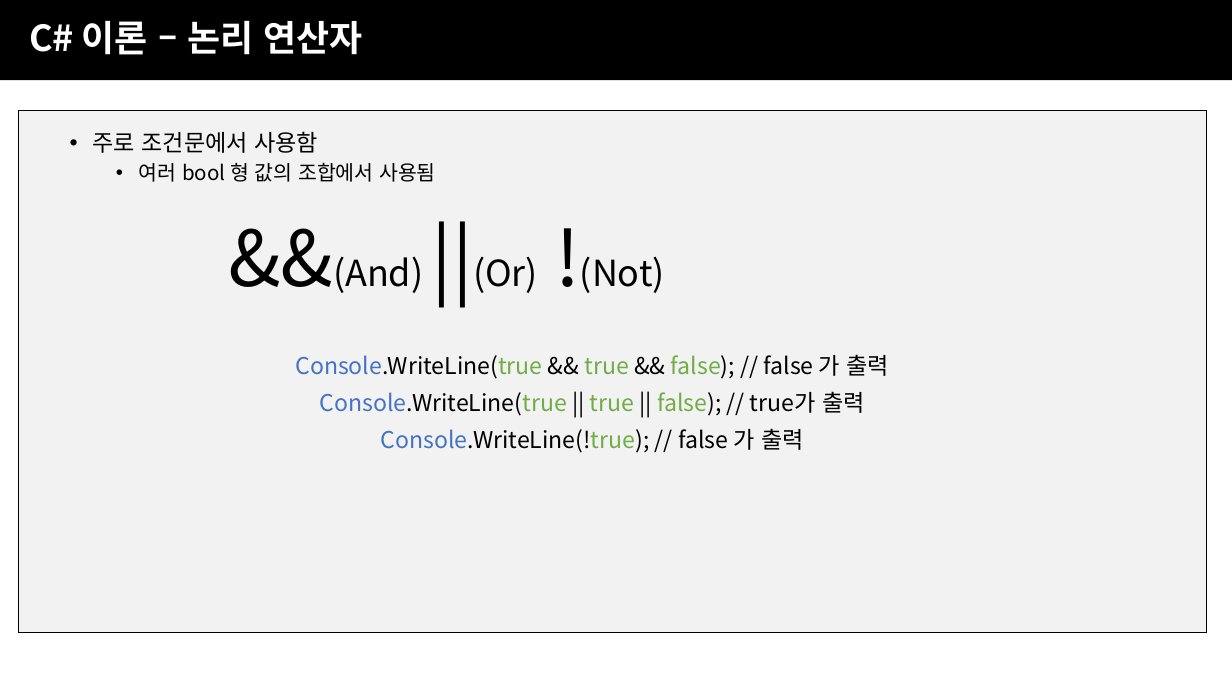
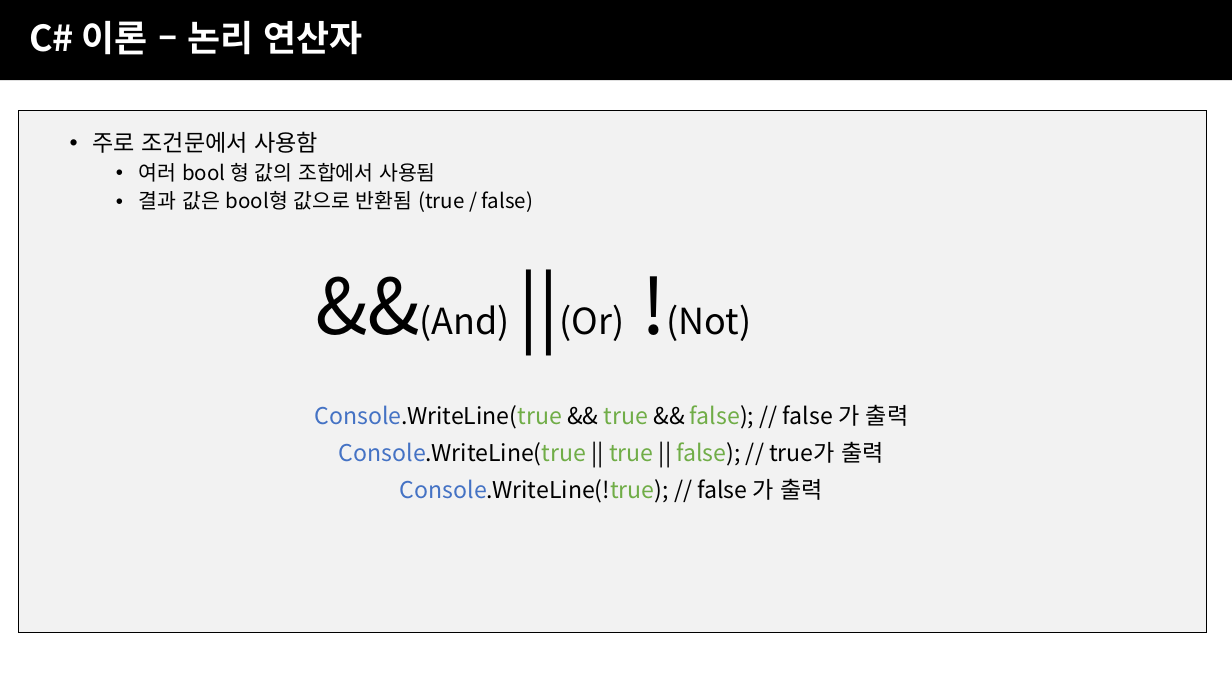
Before and after one commit to JJaery/SBSGameAcademy3, a slide deck: slide 27 of 2주차/SBS게임아카데미_UNITY주말4개월_2주차.pptx (slide 19 before the commit). Drawn at 1232x693 pixels with LibreOffice and Linux fonts; fonts in the diff are those of the drawing; background and template pictures are left out. Boxes give left, top, right and bottom in pixels: in the first picture for what was removed or moved away, otherwise in the second. Text is boxed around its words. In the diff, an @@ line names an element or a change of style, - is before the commit and + after.

```diff
--- a/2주차/SBS게임아카데미_UNITY주말4개월_2주차.pptx
+++ b/2주차/SBS게임아카데미_UNITY주말4개월_2주차.pptx
@@ text at (139, 191, 533, 212): paragraph added @@
+  • 결과 값은 bool형 값으로 반환됨 (true / false)
@@ text "&&(And) ||(Or) !(Not)": place and size @@
-text "&&(And) ||(Or) !(Not)" at (333, 256, 665, 293)
+text "&&(And) ||(Or) !(Not)" at (420, 304, 752, 341)
@@ 3 texts: place and size @@
-3 texts at (295, 354, 890, 453)
+3 texts at (315, 404, 909, 503)
```
Also in this commit, not shown: 18 other slides changed, 9 slides added.
